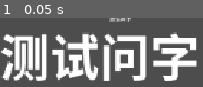
Above: before the commit, frame 1.
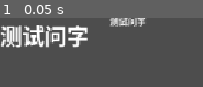
Above: after the commit, the same moment.

Repository: seven-it-work/godot-compoent
Game: Godot game, scene res://自动大小Label/test.tscn
Two runs of this game, one before a commit and one after it. Both use one fixed random seed, a clock stepped at 60 frames per second and the inputs below. This scene is started directly instead of the project's main scene.
Inputs:
- Up to frame 1 (0.05 s): no input

The runs differ from the first frame. In frame 1, 42% of the frame differs, in the area x 0-98%, y 0-92%.

Commit message:
feat(ProgressTextBar): 实现自动调整文字大小的进度条标签

Diff:
--- a/godot-compoent/自动大小Label/自动大小Label.tscn
+++ b/godot-compoent/自动大小Label/自动大小Label.tscn
@@ -3,4 +3,8 @@
 [ext_resource type="Script" uid="uid://cgcuv7unro37g" path="res://自动大小Label/自动大小label.gd" id="1_eyoja"]
 
 [node name="自动大小label" type="Label"]
+offset_right = 105.0
+offset_bottom = 99.0
+theme_override_font_sizes/font_size = 32
+text = "12"
 script = ExtResource("1_eyoja")
--- /dev/null
+++ b/godot-compoent/自动大小Label/自动大小ProgressTextBar.tscn
@@ -0,0 +1,11 @@
+[gd_scene load_steps=3 format=3 uid="uid://dho0mer3lviuj"]
+
+[ext_resource type="PackedScene" uid="uid://cyrpjyfe5d1nn" path="res://自定义process/ProgressTextBar.tscn" id="1_vk6wc"]
+[ext_resource type="Script" uid="uid://dy1igog8utdul" path="res://自动大小Label/自动大小progress_text_bar.gd" id="2_5otg7"]
+
+[node name="自动大小ProgressTextBar" instance=ExtResource("1_vk6wc")]
+offset_right = 67.0
+offset_bottom = 26.0
+script = ExtResource("2_5otg7")
+min_font_size = 8
+max_font_size = 32
--- a/godot-compoent/自动大小Label/自动大小label.gd
+++ b/godot-compoent/自动大小Label/自动大小label.gd
@@ -1,77 +1,64 @@
+@tool
 extends Label
+class_name AutoSizeLabel
 
-@export var min_size: int = 8
-@export var max_size: int = 72
+@export var min_font_size: int = 8  # 最小字体大小
+@export var max_font_size: int = 32  # 最大字体大小
+@export var padding_percentage: float = 0.9  # 预留边距百分比，0.9表示使用90%的空间
+var _tempLabel
 
-# 保存原始的文本对齐方式
-var original_align: int
+func _notification(what: int) -> void:
+	if what == NOTIFICATION_EDITOR_POST_SAVE or what == NOTIFICATION_EDITOR_PRE_SAVE:
+		adjust_font_size()
 
 func _ready() -> void:
-	# 初始化默认值
-	if min_size == 0:
-		min_size = 8
-	if max_size == 0:
-		max_size = 72
-
-	# 保存原始对齐方式
-	original_align = horizontal_alignment
-
-	# 初始调整字体大小
 	adjust_font_size()
-
-	# 在Godot 4.0+中使用正确的信号
+	# 监听大小变化信号
 	resized.connect(adjust_font_size)
 
 func adjust_font_size() -> void:
-	# 如果没有文本或尺寸无效，直接返回
-	if text.is_empty() or size.x <= 0 or size.y <= 0:
+	# 安全检查：确保size有效且不为零
+	if size.x <= 0 or size.y <= 0:
 		return
 
-	# 确保min_size <= max_size
-	if min_size > max_size:
-		var temp = min_size
-		min_size = max_size
-		max_size = temp
+	# 初始化临时标签
+	if _tempLabel == null:
+		_tempLabel = Label.new()
+		_tempLabel.text = text
+		_tempLabel.visible = false  # 隐藏临时标签
+		add_child(_tempLabel)
+	else:
+		_tempLabel.text = text  # 更新文本
 
-	# 使用二分法查找合适的字体大小
-	var low := min_size
-	var high := max_size
-	var best_size := min_size
+	# 二分查找最佳字体大小
+	var low = min_font_size
+	var high = max_font_size
+	var best_size = low
+	var best_ratio = 0.0
+	var target_ratio = padding_percentage
 
-	# 获取当前使用的字体
-	var font = get_theme_font("font")
-	if font == null:
-		return
-
-	# 临时设置为左对齐以便准确测量
-	var current_alignment = horizontal_alignment
-	horizontal_alignment = HORIZONTAL_ALIGNMENT_LEFT
-
-	# 二分查找过程
+	# 执行二分搜索
 	while low <= high:
-		# 使用整除法确保mid是整数
-		var mid := int((low + high) / 2)
-
-		# 计算文本大小
-		var text_size := font.get_string_size(text, mid)
-
-		# 检查文本是否适合当前大小（留出一些边距）
-		var margin := 4  # 边距
-		if text_size.x <= size.x - margin * 2 and text_size.y <= size.y - margin * 2:
-			# 文本适合，尝试更大的字体
+		var mid = int((low + high) / 2)
+		# 设置临时标签的字体大小
+		_tempLabel.add_theme_font_size_override("font_size", mid)
+		# 获取文本尺寸
+		var text_size = _tempLabel.get_minimum_size()
+		# 计算比例（取宽高比例中的较大值）
+		var width_ratio = text_size.x / size.x
+		var height_ratio = text_size.y / size.y
+		var current_ratio = max(width_ratio, height_ratio)
+		# 调试信息
+		# 如果当前比例小于等于目标比例，尝试更大的字体
+		if current_ratio <= target_ratio:
+			# 记录当前最佳值
 			best_size = mid
-			low = mid + 1  # 关键步骤：移动左边界，继续查找更大的合适字体
+			best_ratio = current_ratio
+			low = mid + 1
 		else:
-			# 文本太大，尝试更小的字体
+			# 字体太大，尝试更小的
 			high = mid - 1
-
-	# 应用找到的最佳字体大小
+	# 确保最佳大小在有效范围内
+	best_size = clamp(best_size, min_font_size, max_font_size)
+	# 应用最佳字体大小
 	add_theme_font_size_override("font_size", best_size)
-
-	# 恢复原始对齐方式
-	horizontal_alignment = current_alignment
-
-# 重写Label类的_text_changed虚函数，当文本变化时会被引擎调用
-func _text_changed() -> void:
-	# 调整字体大小
-	adjust_font_size()
--- /dev/null
+++ b/godot-compoent/自动大小Label/自动大小progress_text_bar.gd
@@ -0,0 +1,35 @@
+@tool
+extends ProggressTextBar
+
+@export var min_font_size:int=8:set=set_min_font_size
+@export var max_font_size:int=32:set=set_max_font_size
+
+func set_min_font_size(new_value):
+	min_font_size=new_value
+	if _label:
+		_label.min_font_size=new_value
+
+func set_max_font_size(new_value):
+	max_font_size=new_value
+	if _label:
+		_label.max_font_size=new_value
+
+func _ready() -> void:
+	_label=preload("res://自动大小Label/自动大小Label.tscn").instantiate()
+	_label.min_font_size=12
+	_label.max_font_size=72
+	_label.text="%s/%s"%[value,max_value]
+	_label.size=self.size
+	_label.vertical_alignment=VERTICAL_ALIGNMENT_CENTER
+	_label.horizontal_alignment=HORIZONTAL_ALIGNMENT_CENTER
+	add_child(_label)
+
+func _notification(what: int) -> void:
+	super._notification(what)
+	if what == NOTIFICATION_EDITOR_POST_SAVE or what == NOTIFICATION_EDITOR_PRE_SAVE:
+		if _label:
+			_label.min_font_size=8
+			_label.max_font_size=32
+			_label.padding_percentage=0.9
+			print("编辑器保存通知")
+			_label.adjust_font_size()
--- a/godot-compoent/自定义process/ProgressTextBar.tscn
+++ b/godot-compoent/自定义process/ProgressTextBar.tscn
@@ -5,5 +5,8 @@
 [node name="ProgressTextBar" type="ProgressBar"]
 offset_right = 131.0
 offset_bottom = 27.0
+value = 20.0
 show_percentage = false
 script = ExtResource("1_bmuvq")
+
+[connection signal="changed" from="." to="." method="_on_changed"]
--- a/godot-compoent/自定义process/progress_text_bar.gd
+++ b/godot-compoent/自定义process/progress_text_bar.gd
@@ -3,10 +3,21 @@
 class_name ProggressTextBar
 
 var _label:Label
+
 func _ready() -> void:
 	_label=Label.new()
-	_label.text="%s/%s"%[min_value,max_value]
-	_label.global_position=self.global_position
+	_label.text="%s/%s"%[value,max_value]
 	_label.size=self.size
+	_label.vertical_alignment=VERTICAL_ALIGNMENT_CENTER
+	_label.horizontal_alignment=HORIZONTAL_ALIGNMENT_CENTER
 	add_child(_label)
 	pass
+
+func _notification(what: int) -> void:
+	if what == NOTIFICATION_EDITOR_POST_SAVE or what == NOTIFICATION_EDITOR_PRE_SAVE:
+		_on_changed()
+
+func _on_changed() -> void:
+	if _label:
+		_label.size=self.size
+		_label.text="%s/%s"%[value,max_value]
Not shown, added: godot-compoent/自动大小Label/自动大小progress_text_bar.gd.uid
Not shown, added: godot-compoent/0001-feat-ProgressTextBar.patch
